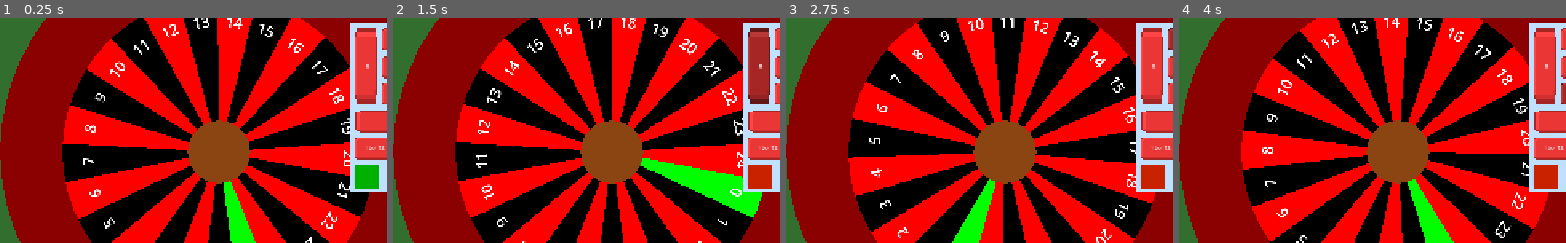
Above: before the commit, frames 1-4 (left to right).
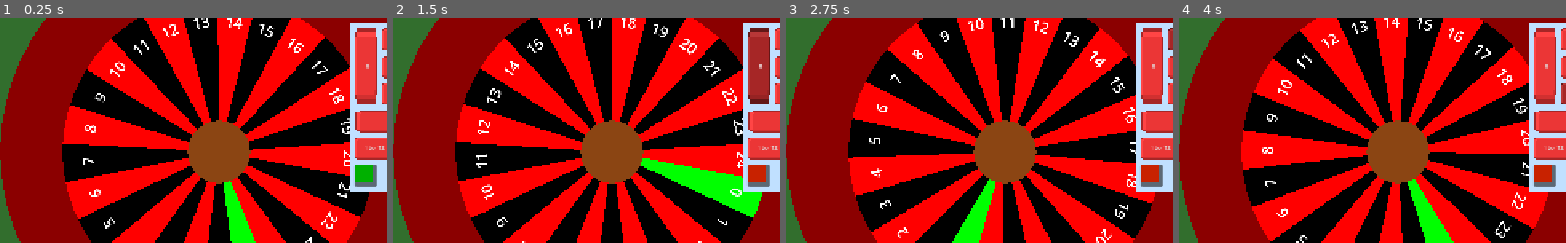
Above: after the commit, the same moments.

Repository: DuneRanger/Very-Serious-GameJam-2026
Game: Godot game, scene res://scenes/game/game_scene/game_scene.tscn
Two runs of this game, one before a commit and one after it. Both use one fixed random seed, a clock stepped at 60 frames per second and the inputs below. The engine's default icon, where the game draws it, is replaced by a stand-in: a white triangle on a blue panel in a dark square.
Inputs (mouse positions are % of the whole screen's width and height, from its top left):
- Up to frame 1 (0.25 s): no input
- Up to frame 2 (1.5 s): click (69, 55) at 0.5 s; click "0" at 1.25 s
- Up to frame 3 (2.75 s): click "1" at 2 s
- Up to frame 4 (4 s): click "2" at 2.75 s; click "3" at 3.5 s
The pictures show only the part of the screen within x 22-72%, y 20-70%; the shares and areas given below are measured in that part.

The runs differ from the first frame. In frame 1, 0.3% of the frame differs, in the area x 91-98%, y 65-76%; in frame 2, 0.3%; in frame 3, 0.3%; in frame 4, 0.3%.

Commit message:
Refactored the betting function using a signal that passed an id

Diff:
--- a/scenes/game/game_scene/betting_system/bet_button.gd
+++ b/scenes/game/game_scene/betting_system/bet_button.gd
@@ -2,10 +2,8 @@
 
 var amount_bet: int
 var button_id: int
-var to_process: bool
 
-func _ready() -> void:
-	pass
+signal placed_bet(bet_button_id : int)
 
 func init(sizex: float, sizey: float, posx: float, posy: float, id: int) -> void:
 	size.x = sizex
@@ -14,7 +12,6 @@
 	position.y = posy
 	button_id = id
 	amount_bet = 0;
-	to_process = false
 
 func _on_button_down() -> void:
-	to_process = true
+	placed_bet.emit(button_id)
--- a/scenes/game/game_scene/betting_system/betting_system.gd
+++ b/scenes/game/game_scene/betting_system/betting_system.gd
@@ -115,6 +115,7 @@
 	add_child(button_black)
 
 	$IncrementToggle.size = Vector2(button_size, button_size)
+	$IncrementToggle/ColorRect.size = Vector2(button_size, button_size) * 0.8
 	$IncrementToggle.position = Vector2(0.0, (button_size + padding) * (row_count + 2))
 
 
@@ -126,7 +127,7 @@
 
 func connect_buttons() -> void:
 	for b in buttons:
-		b.button_down.connect(new_bet)
+		b.placed_bet.connect(new_bet)
 
 func init_bets() -> void:
 	for b in buttons:
@@ -141,9 +142,6 @@
 	pad_all_buttons()
 	connect_buttons()
 
-
-func _process(delta: float) -> void:
-	pass
 
 func _on_increment_toggle_button_down() -> void:
 	increment *= -1
@@ -167,28 +165,27 @@
 	return lab
 
 
-func new_bet() -> void:
-	var pressed_buttons = get_pressed_buttons()
-	for b in pressed_buttons:
-		if increment > game_manager.money:
-			print("Not enough money!")
-			continue
-		elif increment < 0 and bets[b.button_id] == 0:
-			print("Removing money on an empty bet!")
-			continue
+func new_bet(b_id : int) -> void:
+	var b = buttons[b_id]
+	if increment > game_manager.money:
+		print("Not enough money!")
+		return
+	elif increment < 0 and bets[b_id] == 0:
+		print("Removing money on an empty bet!")
+		return
 
-		var old_bet_amount = bets[b.button_id]
-		var new_bet_amount = max ((old_bet_amount + increment), 0)
-		bets[b.button_id] = new_bet_amount
+	var old_bet_amount = bets[b_id]
+	var new_bet_amount = max ((old_bet_amount + increment), 0)
+	bets[b_id] = new_bet_amount
 
-		var bet_difference = new_bet_amount - old_bet_amount
-		game_manager.money -= bet_difference
+	var bet_difference = new_bet_amount - old_bet_amount
+	game_manager.money -= bet_difference
 
-		var l = get_label(b)
-		l.text = str(new_bet_amount)
+	var l = get_label(b)
+	l.text = str(new_bet_amount)
 
-		if new_bet_amount > 0:
-			if l.get_parent() == null:
-				add_child(l)
-		elif new_bet_amount == 0:
-			remove_child(l)
+	if new_bet_amount > 0:
+		if l.get_parent() == null:
+			add_child(l)
+	elif new_bet_amount == 0:
+		remove_child(l)
